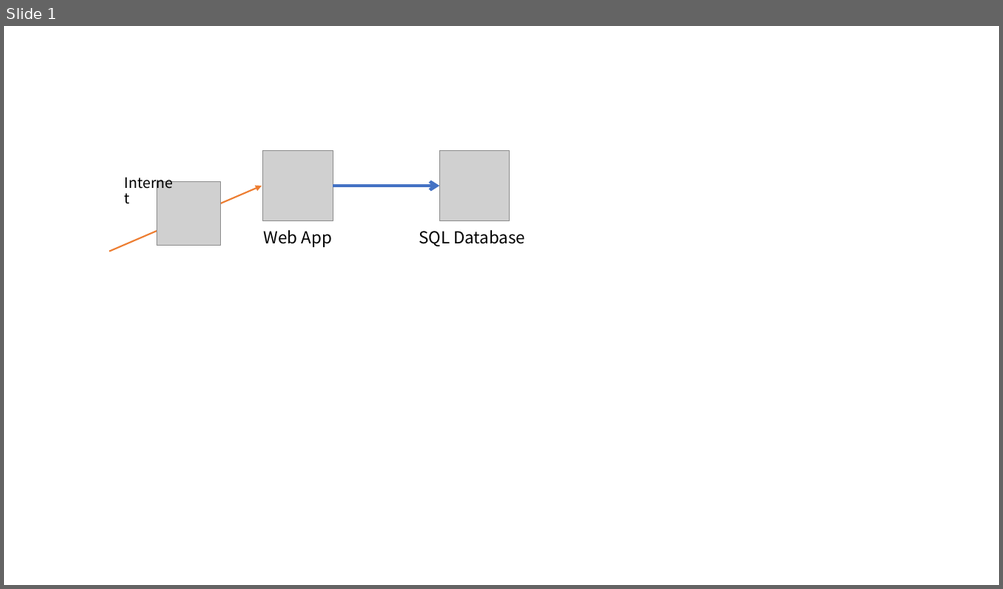
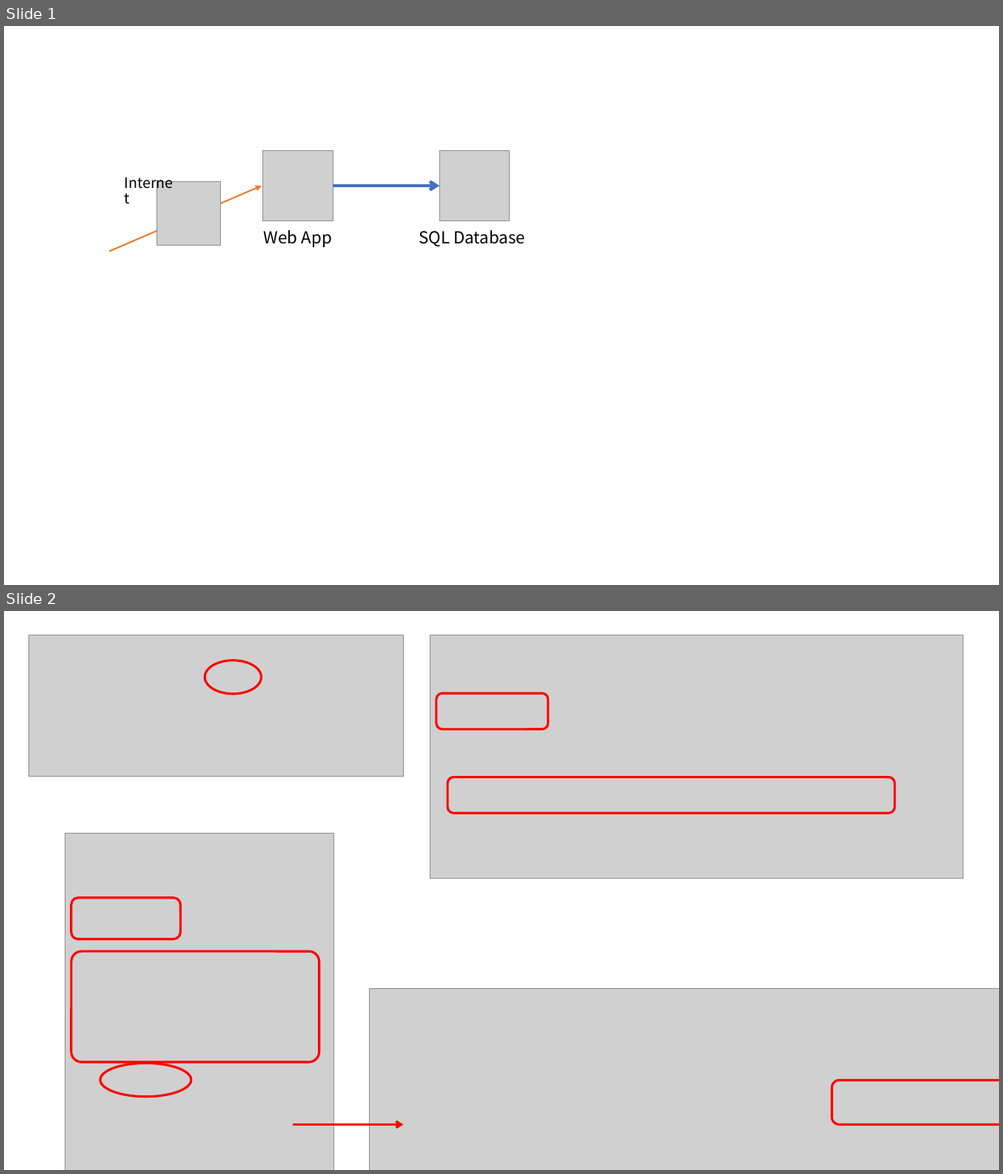
Before and after one commit to ayuina/azure-getstart, a slide deck: document/02_develop_webdb_on_paas/図版.pptx. Shown one above the other, each under a label of ours: slide 1 before the commit, slides 1 and 2 after it. The pictures are 1003x589 and 1003x1174 pixels, drawn with LibreOffice and Linux fonts; fonts in the diff are those of the drawing; grey boxes stand for pictures. Boxes give left, top, right and bottom in pixels: in the first picture for what was removed or moved away, otherwise in the second. Text is boxed around its words. In the diff, an @@ line names an element or a change of style, - is before the commit and + after.

```diff
--- a/document/02_develop_webdb_on_paas/図版.pptx
+++ b/document/02_develop_webdb_on_paas/図版.pptx
@@ slide 2 added at [4,611,999,1170], background #FFFFFF @@
@@ picture added at [28,635,403,776] @@
@@ picture added at [430,635,963,879] @@
@@ ellipse added at [205,661,262,694], outline #FF0000 2.25 pt @@
@@ rounded rectangle added at [436,693,548,729], outline #FF0000 2.25 pt @@
@@ rounded rectangle added at [447,777,894,813], outline #FF0000 2.25 pt @@
@@ picture added at [65,833,334,1170] @@
@@ rounded rectangle added at [71,898,180,940], outline #FF0000 2.25 pt @@
@@ rounded rectangle added at [71,952,318,1063], outline #FF0000 2.25 pt @@
@@ picture added at [369,989,999,1170] @@
@@ ellipse added at [100,1064,191,1097], outline #FF0000 2.25 pt @@
@@ rounded rectangle added at [831,1080,999,1125], outline #FF0000 2.25 pt @@
@@ arrow added from (293, 1125) to (403, 1125), #FF0000 2.25 pt @@
```
Also in this commit, not shown: 4 other slides added, 6 other files.
